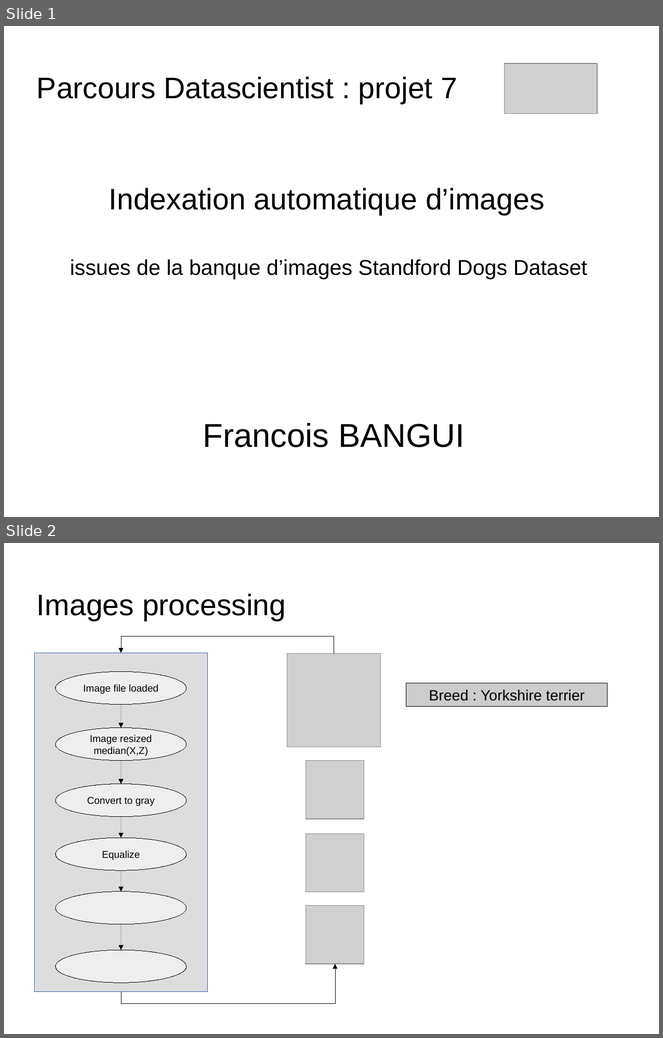
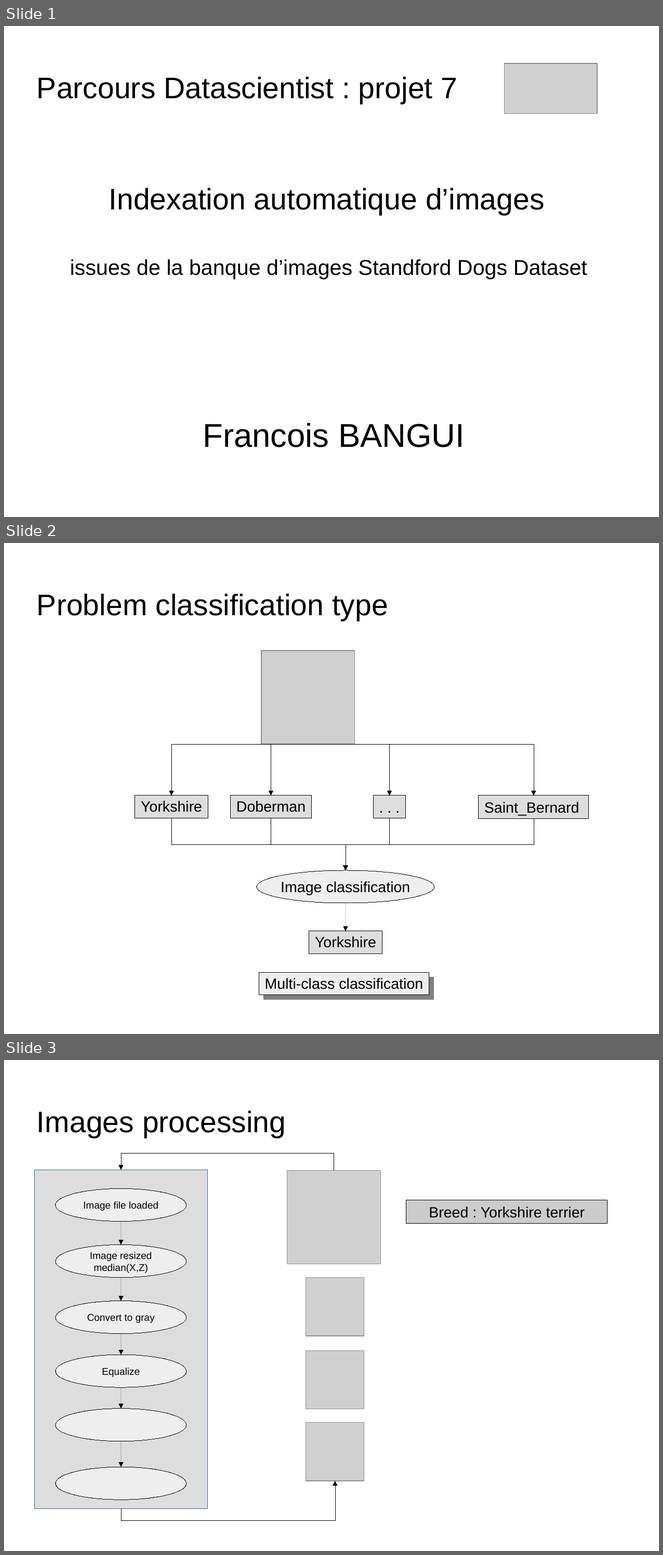
Before and after one commit to dataforcast/OC_Datascientist, a slide deck: P7/report/Openclassrooms_ParcoursDatascientist_P7-V1.odp. Shown one above the other, each under a label of ours: slides 1 and 2 before the commit, slides 1, 2 and 3 after it. The pictures are 663x1038 and 663x1555 pixels, drawn with LibreOffice and Linux fonts; fonts in the diff are those of the drawing; grey boxes stand for pictures; background and template pictures are left out. Boxes give left, top, right and bottom in pixels: in the first picture for what was removed or moved away, otherwise in the second. Text is boxed around its words. In the diff, an @@ line names an element or a change of style, - is before the commit and + after.

```diff
--- a/P7/report/Openclassrooms_ParcoursDatascientist_P7-V1.odp
+++ b/P7/report/Openclassrooms_ParcoursDatascientist_P7-V1.odp
@@ slide 2 added at (4, 543, 659, 1034), background picture (left out) @@
@@ title added at (37, 593, 388, 621), 36 pt, text #000000 @@
+Problem classification type
@@ picture added at (261, 651, 355, 744) @@
@@ elbow arrow added from (308, 745) to (171, 796), #000000 0 pt @@
@@ elbow arrow added from (308, 745) to (271, 796), #000000 0 pt @@
@@ elbow arrow added from (308, 745) to (390, 796), #000000 0 pt @@
@@ elbow arrow added from (308, 745) to (534, 796), #000000 0 pt @@
@@ rectangle added at (135, 796, 208, 818), fill #DDDDDD, outline #000000 0 pt, 18 pt, text #000000 @@
+Yorkshire
@@ rectangle added at (231, 796, 311, 818), fill #DDDDDD, outline #000000 0 pt, 18 pt, text #000000 @@
+Doberman
@@ rectangle added at (373, 796, 406, 818), fill #DDDDDD, outline #000000 0 pt, 18 pt, text #000000 @@
+. . .
@@ rectangle added at (479, 796, 590, 819), fill #DDDDDD, outline #000000 0 pt, 18 pt, text #000000 @@
+Saint_Bernard
@@ elbow arrow added from (171, 818) to (346, 871), #000000 0 pt @@
@@ elbow arrow added from (271, 818) to (346, 871), #000000 0 pt @@
@@ elbow arrow added from (390, 818) to (346, 871), #000000 0 pt @@
@@ elbow arrow added from (534, 820) to (346, 871), #000000 0 pt @@
@@ ellipse added at (257, 871, 435, 903), fill #EEEEEE, outline #000000 0 pt, 18 pt, text #000000 @@
+Image classification
@@ arrow added from (346, 903) to (346, 932), #000000 0 pt @@
@@ rectangle added at (309, 932, 382, 954), fill #DDDDDD, outline #000000 0 pt, 18 pt, text #000000 @@
+Yorkshire
@@ rectangle added at (259, 973, 429, 995), fill #EEEEEE, outline #000000 0 pt, 18 pt, text #000000 @@
+Multi-class classification
@@ what was slide 2 is now slide 3 @@
```
Also in this commit, not shown: 5 other files.
